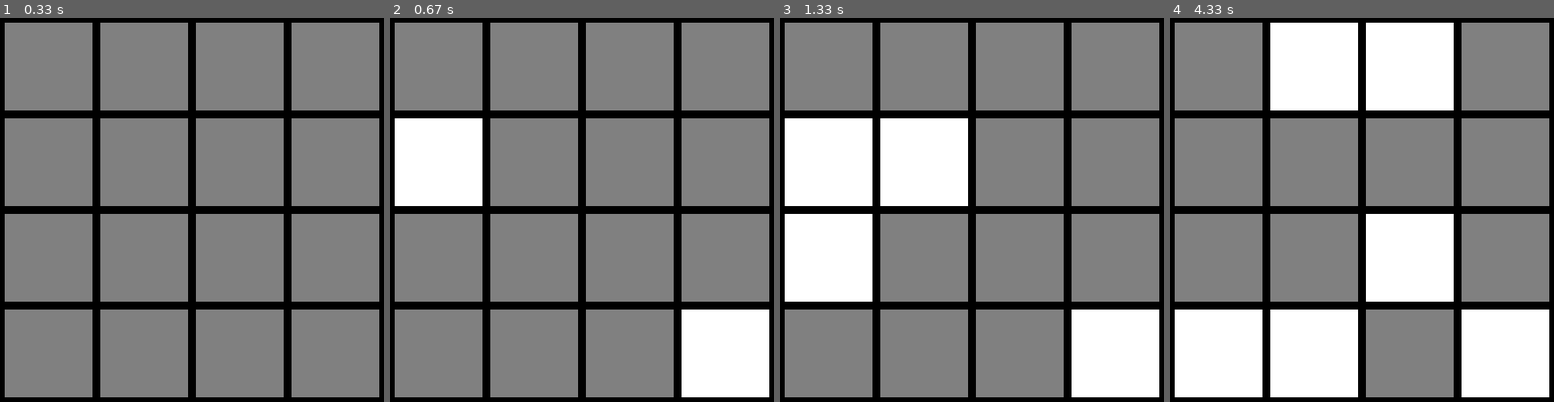
Above: before the commit, frames 1-4 (left to right).
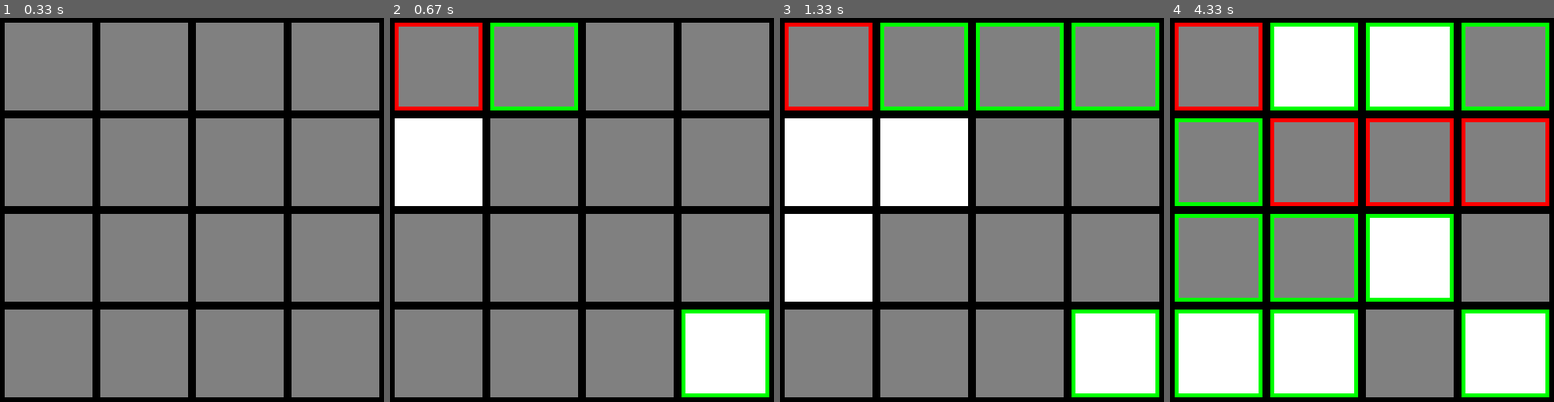
Above: after the commit, the same moments.

Repository: 03kkim/FlipIt
Game: pygame game, started from main.py
The game is run twice, just before and just after one commit, with the same random seed, the same clock (stepped at 60 frames per second) and the same inputs.
Inputs (mouse positions are in pixels of both pictures, inside the frame that each line leads up to):
- Up to frame 1 (0.33 s): no input
- Up to frame 2 (0.67 s): click (439, 67) at 0.38 s
- Up to frame 3 (1.33 s): click (972, 236) at 0.72 s; click (1029, 71) at 1.05 s
- Up to frame 4 (4.33 s): click (1504, 348) at 1.38 s; click (1369, 79) at 1.72 s; click (1342, 309) at 2.05 s; click (1350, 144) at 2.38 s; click (1308, 129) at 2.72 s; click (1465, 175) at 3.05 s; click (1484, 202) at 3.38 s; click (1442, 140) at 3.72 s; click (1246, 133) at 4.05 s

Frame 1 is identical in both runs. In frame 2, 2.7% of the frame differs, in the area x 1-99%, y 1-99%; in frame 3, 4.5%; in frame 4, 12%.

Commit message:
Highlights work mostly (unhighlights not functional yet)

Diff:
--- a/main.py
+++ b/main.py
@@ -67,19 +67,33 @@
             print("Click ", pos, "Grid coordinates: ", row, column)
             grid = board.return_grid()
 
-        # for square in grid:
-        #     if square.get_rect().collidepoint(pygame.mouse.get_pos()):
-        #         print("mouseover")
+        for square in object_grid:
+            if square.collidepoint(pygame.mouse.get_pos()):
+                pos = pygame.mouse.get_pos()
+                # Change the x/y screen coordinates to grid coordinates
+                column = pos[0] // (width + margin)
+                row = pos[1] // (width + margin)
+                # Set that location to one
+                board.highlight(board.coords_to_id(row, column))
+                print("Highlight ", pos, "Grid coordinates: ", row, column)
+                grid = board.return_grid()
+
 
 
     screen.fill(BLACK)
     # --- Game logic should go here
     for row in range(4):
+
         for column in range(4):
             color = GRAY
             if grid[row][column] == 1:
                 color = WHITE
-            pygame.draw.rect(screen, color, (margin + column * (margin + width), (margin + row * (margin + height)), width, height))
+            rect1 = pygame.draw.rect(screen, color, (margin + column * (margin + width), (margin + row * (margin + height)), width, height))
+
+            # Adds to the object grid used to detect mouseovers
+            if len(object_grid) < 16:
+                object_grid.append(rect1)
+
             if board.is_highlighted[board.coords_to_id(row, column)] == 2:
                 pygame.draw.rect(screen, highlight1, (margin + column * (margin + width), (margin + row * (margin + height)), width, height), 5)
             if board.is_highlighted[board.coords_to_id(row, column)] == 3:
